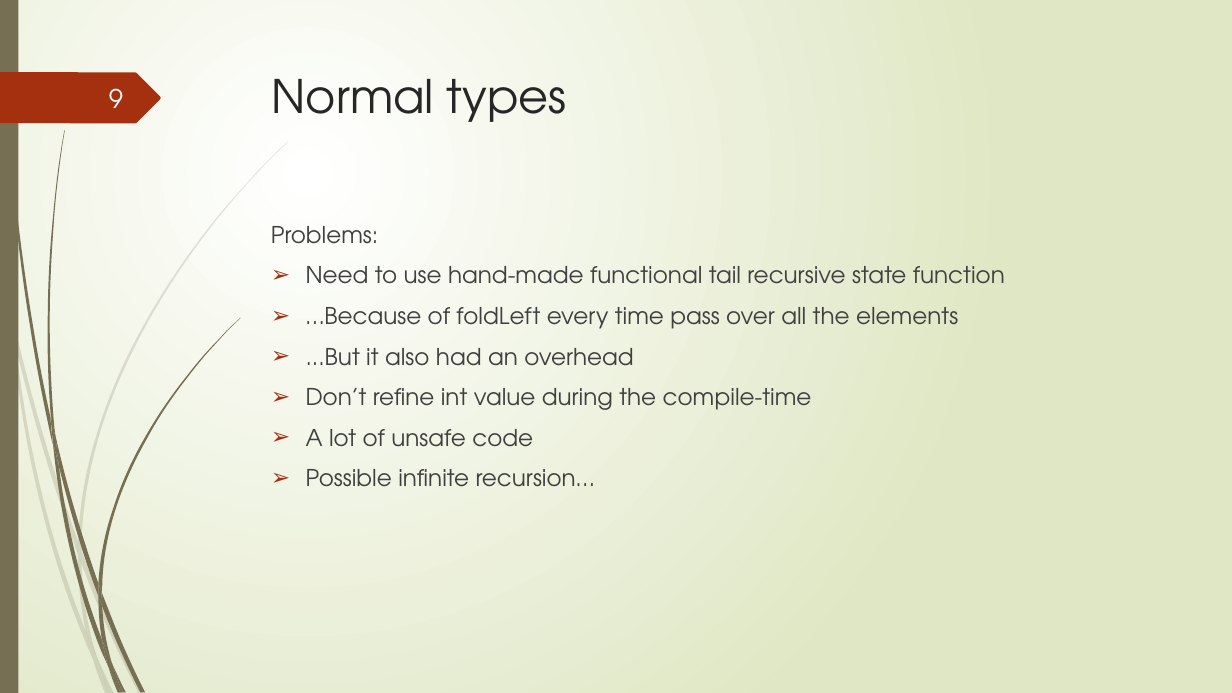
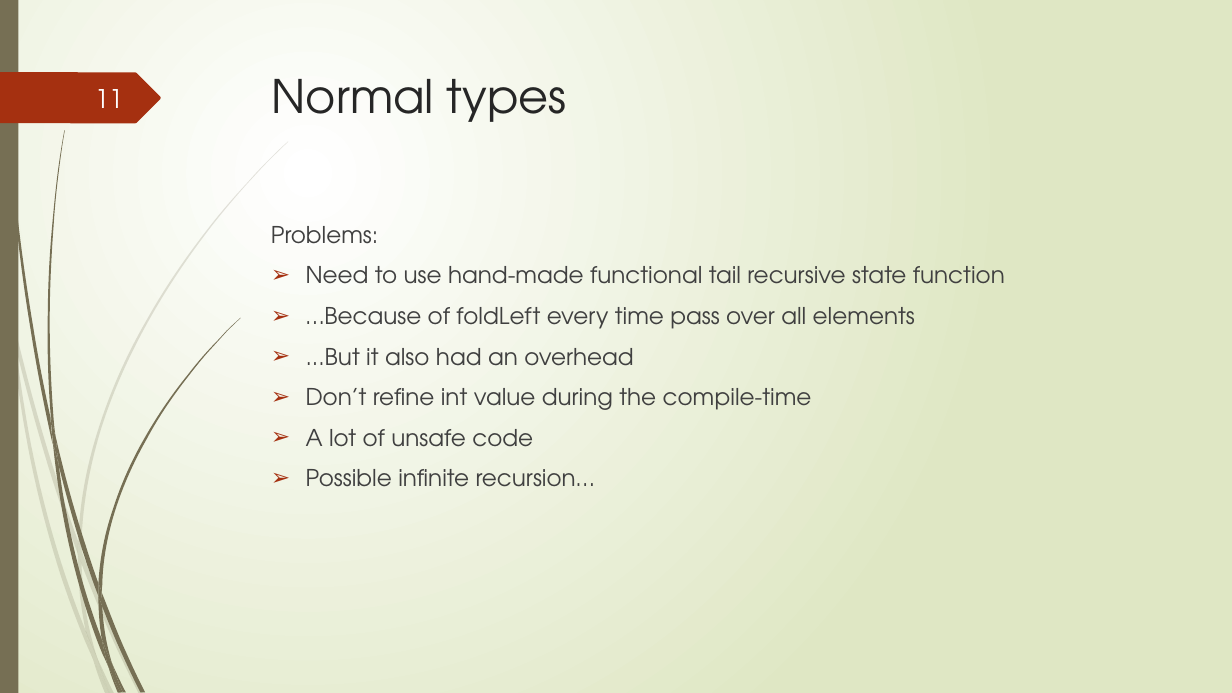
Before and after one commit to Ssstlis/talks, a slide deck: slide 12 of 4-03-20-pdt/PDT_intro.pptx (slide 10 before the commit). Drawn at 1232x693 pixels with LibreOffice and Linux fonts; fonts in the diff are those of the drawing. Boxes give left, top, right and bottom in pixels: in the first picture for what was removed or moved away, otherwise in the second. Text is boxed around its words. In the diff, an @@ line names an element or a change of style, - is before the commit and + after.

```diff
--- a/4-03-20-pdt/PDT_intro.pptx
+++ b/4-03-20-pdt/PDT_intro.pptx
@@ page number at (95, 89, 123, 108): text changed @@
-9
+11
@@ text at (306, 307, 915, 329): text changed @@
-➢ …Because of foldLeft every time pass over all the elements
+➢ …Because of foldLeft every time pass over all elements
```
Also in this commit, not shown: 4 other slides changed, 5 slides added, 1 slide removed, 2 other files.
